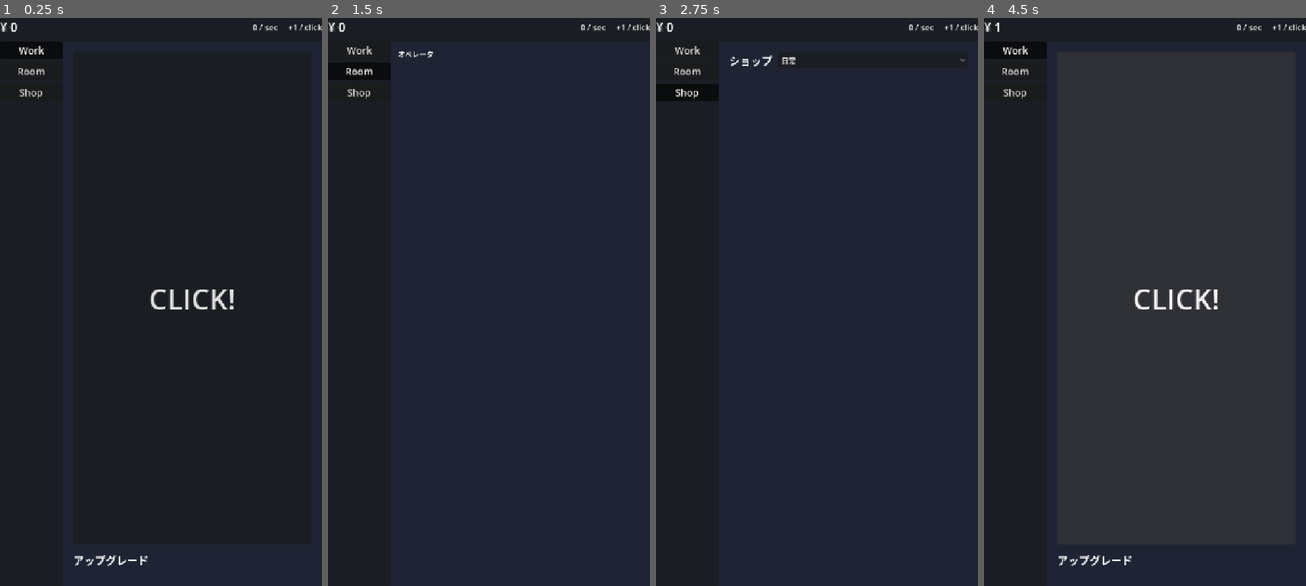
Above: before the commit, frames 1-4 (left to right).
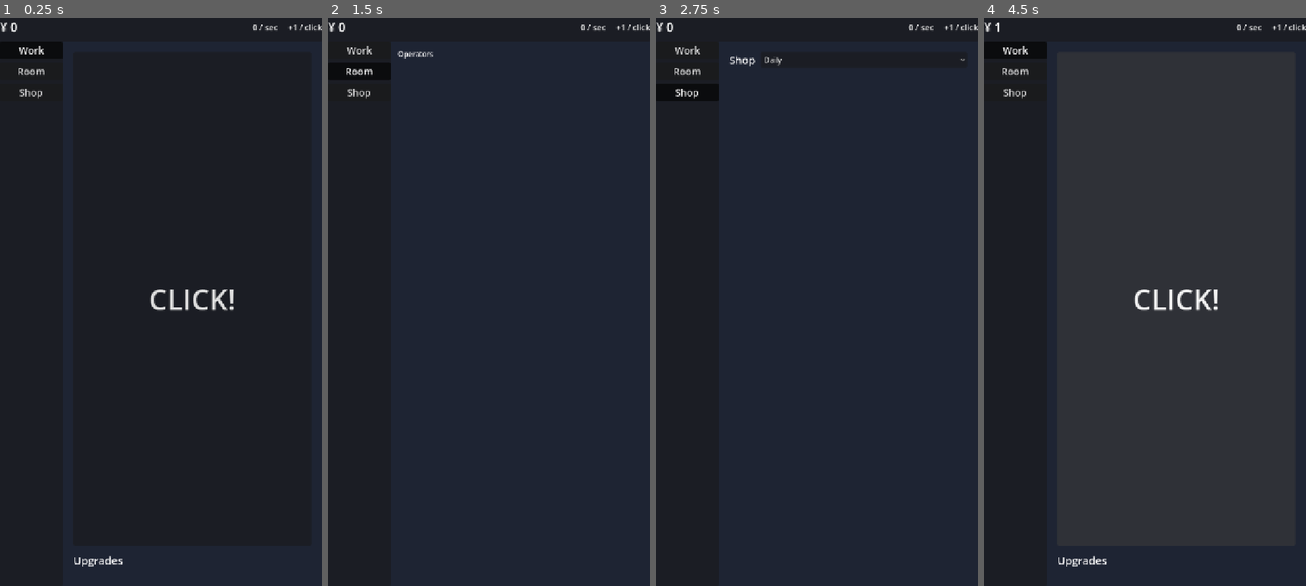
Above: after the commit, the same moments.

Repository: bakamarudasi/clickergame_demo
Game: Godot game, scene res://scenes/main.tscn
The game is run twice, just before and just after one commit, with the same random seed, the same clock (stepped at 60 frames per second) and the same inputs.
Inputs:
- Up to frame 1 (0.25 s): no input
- Up to frame 2 (1.5 s): click "Work" at 0.5 s; click "Room" at 1.25 s
- Up to frame 3 (2.75 s): click "Shop" at 2 s
- Up to frame 4 (4.5 s): click "日常" (after the commit: "Daily") at 2.75 s; click "Work" at 3.5 s; click "CLICK!" at 4.25 s

The runs differ from the first frame. In frame 1, 0.3% of the frame differs, in the area x 23-73%, y 47-97%; in frame 2, less than 0.1%; in frame 3, 0.2%; in frame 4, 0.3%.
Error after the commit: Cannot call method 'get_children' on a null value. (res://scripts/ui/work_tab.gd:34)

Commit message:
Add i18n infrastructure with CSV + LocaleService
UI now goes through tr()/TranslationServer.translate() so all displayed
strings can be translated by adding a column to translations/strings.csv.
A new LocaleService autoload exposes change_locale() and a locale_changed
signal; tabs also implement _notification(NOTIFICATION_TRANSLATION_CHANGED)
so dynamically built buttons rebuild on language switch.

Resource fields like display_name accept either a literal string or a
translation key — tr() returns the input unchanged when no entry exists,
so existing untranslated content keeps working.

Diff:
--- a/project.godot
+++ b/project.godot
@@ -20,6 +20,13 @@
 EventBus="*res://scripts/autoload/event_bus.gd"
 DataRegistry="*res://scripts/autoload/data_registry.gd"
 GameState="*res://scripts/autoload/game_state.gd"
+LocaleService="*res://scripts/autoload/locale_service.gd"
+
+[internationalization]
+
+locale/translations=PackedStringArray("res://translations/strings.en.translation", "res://translations/strings.ja.translation")
+locale/fallback="ja"
+locale/test=""
 
 [display]
 
--- a/scenes/main.tscn
+++ b/scenes/main.tscn
@@ -77,21 +77,21 @@
 unique_name_in_owner = true
 layout_mode = 2
 toggle_mode = true
-text = "Work"
+text = "UI_TAB_WORK"
 theme_override_font_sizes/font_size = 22
 
 [node name="TabRoom" type="Button" parent="Root/Body/Sidebar/SidebarVBox"]
 unique_name_in_owner = true
 layout_mode = 2
 toggle_mode = true
-text = "Room"
+text = "UI_TAB_ROOM"
 theme_override_font_sizes/font_size = 22
 
 [node name="TabShop" type="Button" parent="Root/Body/Sidebar/SidebarVBox"]
 unique_name_in_owner = true
 layout_mode = 2
 toggle_mode = true
-text = "Shop"
+text = "UI_TAB_SHOP"
 theme_override_font_sizes/font_size = 22
 
 [node name="TabHolder" type="Control" parent="Root/Body"]
--- a/scenes/ui/room_tab.tscn
+++ b/scenes/ui/room_tab.tscn
@@ -29,7 +29,7 @@
 
 [node name="OperatorTitle" type="Label" parent="HBox/LeftPanel"]
 layout_mode = 2
-text = "オペレータ"
+text = "ROOM_OPERATOR_TITLE"
 
 [node name="OperatorList" type="VBoxContainer" parent="HBox/LeftPanel"]
 unique_name_in_owner = true
@@ -45,18 +45,18 @@
 [node name="OpNameLabel" type="Label" parent="HBox/DetailPanel"]
 unique_name_in_owner = true
 layout_mode = 2
-text = "—"
+text = "ROOM_DETAIL_PLACEHOLDER"
 theme_override_font_sizes/font_size = 32
 
 [node name="TrustLabel" type="Label" parent="HBox/DetailPanel"]
 unique_name_in_owner = true
 layout_mode = 2
-text = "信頼度 0"
+text = ""
 
 [node name="StageLabel" type="Label" parent="HBox/DetailPanel"]
 unique_name_in_owner = true
 layout_mode = 2
-text = "段階 0"
+text = ""
 
 [node name="ReactionLabel" type="Label" parent="HBox/DetailPanel"]
 unique_name_in_owner = true
@@ -77,11 +77,11 @@
 [node name="GiveButton" type="Button" parent="HBox/DetailPanel/GiftHBox"]
 unique_name_in_owner = true
 layout_mode = 2
-text = "渡す"
+text = "ROOM_GIVE_BUTTON"
 
 [node name="TouchTitle" type="Label" parent="HBox/DetailPanel"]
 layout_mode = 2
-text = "触れる"
+text = "ROOM_TOUCH_TITLE"
 
 [node name="TouchList" type="VBoxContainer" parent="HBox/DetailPanel"]
 unique_name_in_owner = true
--- a/scenes/ui/shop_tab.tscn
+++ b/scenes/ui/shop_tab.tscn
@@ -28,7 +28,7 @@
 
 [node name="Title" type="Label" parent="VBox/HeaderHBox"]
 layout_mode = 2
-text = "ショップ"
+text = "SHOP_TITLE"
 theme_override_font_sizes/font_size = 24
 
 [node name="CategorySelect" type="OptionButton" parent="VBox/HeaderHBox"]
--- a/scenes/ui/work_tab.tscn
+++ b/scenes/ui/work_tab.tscn
@@ -26,12 +26,12 @@
 unique_name_in_owner = true
 layout_mode = 2
 size_flags_vertical = 3
-text = "CLICK!"
+text = "WORK_CLICK_BUTTON"
 theme_override_font_sizes/font_size = 64
 
 [node name="UpgradesTitle" type="Label" parent="VBox"]
 layout_mode = 2
-text = "アップグレード"
+text = "WORK_UPGRADE_TITLE"
 theme_override_font_sizes/font_size = 24
 
 [node name="UpgradeList" type="VBoxContainer" parent="VBox"]
--- /dev/null
+++ b/scripts/autoload/locale_service.gd
@@ -0,0 +1,43 @@
+extends Node
+
+# 翻訳系ヘルパー。locale 切替を一元化し、UIに通知を流す。
+# 個別のラベル更新は Godot 標準の NOTIFICATION_TRANSLATION_CHANGED が
+# Control 全体に飛ぶので、各タブは _notification で受けて再構築すればよい。
+
+signal locale_changed(new_locale: String)
+
+const SUPPORTED_LOCALES := ["ja", "en"]
+const DEFAULT_LOCALE := "ja"
+
+
+func _ready() -> void:
+	var current := TranslationServer.get_locale()
+	# 想定外ロケールならデフォルトに寄せる
+	var base := current.get_slice("_", 0)
+	if not (base in SUPPORTED_LOCALES):
+		change_locale(DEFAULT_LOCALE)
+
+
+func change_locale(code: String) -> void:
+	if not (code in SUPPORTED_LOCALES):
+		push_warning("LocaleService: unsupported locale '%s'" % code)
+		return
+	if TranslationServer.get_locale() == code:
+		return
+	TranslationServer.set_locale(code)
+	locale_changed.emit(code)
+
+
+func current_locale() -> String:
+	return TranslationServer.get_locale()
+
+
+# 翻訳キーから空文字を弾きつつ tr() するユーティリティ。
+# Resource の display_name などが空のときに空文字を返したいケース用。
+static func t(key: Variant) -> String:
+	if key == null:
+		return ""
+	var s := str(key)
+	if s.is_empty():
+		return ""
+	return TranslationServer.translate(s)
--- a/scripts/main.gd
+++ b/scripts/main.gd
@@ -52,9 +52,9 @@
 
 
 func _refresh_status_bar() -> void:
-	currency_label.text = "¥ %d" % GameState.currency
-	per_sec_label.text = "%d / sec" % GameState.per_second
-	click_power_label.text = "+%d / click" % GameState.click_power
+	currency_label.text = tr("UI_CURRENCY_FMT") % GameState.currency
+	per_sec_label.text = tr("UI_PER_SEC_FMT") % GameState.per_second
+	click_power_label.text = tr("UI_CLICK_POWER_FMT") % GameState.click_power
 
 
 func _on_currency_changed(_v: int) -> void:
@@ -71,6 +71,11 @@
 	EconomyService.tick(1.0)
 
 
+func _notification(what: int) -> void:
+	if what == NOTIFICATION_TRANSLATION_CHANGED:
+		_refresh_status_bar()
+
+
 func _show_toast(text: String) -> void:
 	if _toast_tween != null and _toast_tween.is_valid():
 		_toast_tween.kill()
--- a/scripts/services/gift_service.gd
+++ b/scripts/services/gift_service.gd
@@ -5,13 +5,14 @@
 
 static func give(op_id: StringName, item_id: StringName) -> ReactionRule:
 	if GameState.is_operator_locked(op_id):
-		EventBus.toast_requested.emit("今は会ってくれない…")
+		EventBus.toast_requested.emit(TranslationServer.translate("TOAST_OPERATOR_LOCKED"))
 		return null
 	var it := DataRegistry.get_item(item_id)
 	if it == null:
 		return null
 	if not GameState.consume_item(item_id, 1):
-		EventBus.toast_requested.emit("%s が足りない" % it.display_name)
+		var name := TranslationServer.translate(it.display_name)
+		EventBus.toast_requested.emit(TranslationServer.translate("TOAST_ITEM_EMPTY_FMT") % name)
 		return null
 
 	var rt := GameState.get_runtime(op_id)
--- a/scripts/services/touch_service.gd
+++ b/scripts/services/touch_service.gd
@@ -6,7 +6,7 @@
 
 static func touch(op_id: StringName, spot_id: StringName) -> ReactionRule:
 	if GameState.is_operator_locked(op_id):
-		EventBus.toast_requested.emit("今は会ってくれない…")
+		EventBus.toast_requested.emit(TranslationServer.translate("TOAST_OPERATOR_LOCKED"))
 		return null
 	var spot := DataRegistry.get_touch_spot(spot_id)
 	if spot == null:
@@ -18,7 +18,7 @@
 
 	# 段階解放ゲート
 	if rt.current_stage < spot.unlock_at_stage:
-		EventBus.toast_requested.emit("まだ無理だ…")
+		EventBus.toast_requested.emit(TranslationServer.translate("TOAST_TOUCH_GATED"))
 		return null
 
 	var trigger_kind := (
--- a/scripts/ui/room_tab.gd
+++ b/scripts/ui/room_tab.gd
@@ -56,14 +56,14 @@
 	var rt := GameState.get_runtime(_current_op)
 	if op == null or rt == null:
 		return
-	op_name_label.text = op.display_name
-	trust_label.text = "信頼度 %d" % rt.trust
+	op_name_label.text = tr(op.display_name)
+	trust_label.text = tr("ROOM_TRUST_FMT") % rt.trust
 	var stage_title := ""
 	for s in op.stages:
 		if s.stage_index == rt.current_stage:
-			stage_title = s.title
+			stage_title = tr(s.title)
 			break
-	stage_label.text = "段階 %d  %s" % [rt.current_stage, stage_title]
+	stage_label.text = tr("ROOM_STAGE_FMT") % [rt.current_stage, stage_title]
 
 
 func _rebuild_gift_select() -> void:
@@ -75,7 +75,7 @@
 		var n := GameState.item_count(it.id)
 		if n <= 0:
 			continue
-		gift_select.add_item("%s ×%d" % [it.display_name, n], idx)
+		gift_select.add_item(tr("ROOM_GIFT_INV_FMT") % [tr(it.display_name), n], idx)
 		gift_select.set_item_metadata(idx, it.id)
 		idx += 1
 
@@ -89,7 +89,7 @@
 	for spot: TouchSpotData in DataRegistry.get_touch_spots_for(_current_op):
 		var b := Button.new()
 		var prefix := "⚠ " if spot.is_harassment else ""
-		b.text = "%s%s" % [prefix, spot.display_name]
+		b.text = "%s%s" % [prefix, tr(spot.display_name)]
 		b.disabled = rt == null or rt.current_stage < spot.unlock_at_stage
 		b.pressed.connect(TouchService.touch.bind(_current_op, spot.id))
 		touch_list.add_child(b)
@@ -122,10 +122,18 @@
 func _on_reaction_played(op_id: StringName, rule: ReactionRule) -> void:
 	if op_id != _current_op:
 		return
-	reaction_label.text = "「%s」  (信頼度 %+d)" % [rule.dialogue, rule.trust_delta]
+	reaction_label.text = tr("ROOM_REACTION_FMT") % [tr(rule.dialogue), rule.trust_delta]
 
 
 func _on_operator_locked(op_id: StringName, until_unix: float) -> void:
 	if op_id == _current_op:
 		var sec := int(until_unix - Time.get_unix_time_from_system())
-		reaction_label.text = "ロック中… 残り %d 秒" % max(0, sec)
+		reaction_label.text = tr("ROOM_LOCK_FMT") % max(0, sec)
+
+
+func _notification(what: int) -> void:
+	if what == NOTIFICATION_TRANSLATION_CHANGED:
+		_rebuild_operator_list()
+		_refresh_detail()
+		_rebuild_gift_select()
+		_rebuild_touch_list()
--- a/scripts/ui/shop_tab.gd
+++ b/scripts/ui/shop_tab.gd
@@ -7,17 +7,17 @@
 @onready var item_list: VBoxContainer = %ItemList
 
 const CATEGORY_ENTRIES := [
-	{ "label": "日常", "value": Enums.ItemCategory.DAILY },
-	{ "label": "趣味", "value": Enums.ItemCategory.HOBBY },
-	{ "label": "ボディケア", "value": Enums.ItemCategory.BODY_CARE },
-	{ "label": "ロマン", "value": Enums.ItemCategory.ROMANCE },
-	{ "label": "玩具", "value": Enums.ItemCategory.DIRECT_TOY },
-	{ "label": "薬品", "value": Enums.ItemCategory.DIRECT_DRUG },
-	{ "label": "拘束", "value": Enums.ItemCategory.DIRECT_BIND },
-	{ "label": "保護", "value": Enums.ItemCategory.DIRECT_PROT },
-	{ "label": "衣装", "value": Enums.ItemCategory.COS_OUTFIT },
-	{ "label": "パーツ", "value": Enums.ItemCategory.COS_PARTS },
-	{ "label": "招待状", "value": Enums.ItemCategory.INVITATION },
+	{ "label_key": "CATEGORY_DAILY", "value": Enums.ItemCategory.DAILY },
+	{ "label_key": "CATEGORY_HOBBY", "value": Enums.ItemCategory.HOBBY },
+	{ "label_key": "CATEGORY_BODY_CARE", "value": Enums.ItemCategory.BODY_CARE },
+	{ "label_key": "CATEGORY_ROMANCE", "value": Enums.ItemCategory.ROMANCE },
+	{ "label_key": "CATEGORY_DIRECT_TOY", "value": Enums.ItemCategory.DIRECT_TOY },
+	{ "label_key": "CATEGORY_DIRECT_DRUG", "value": Enums.ItemCategory.DIRECT_DRUG },
+	{ "label_key": "CATEGORY_DIRECT_BIND", "value": Enums.ItemCategory.DIRECT_BIND },
+	{ "label_key": "CATEGORY_DIRECT_PROT", "value": Enums.ItemCategory.DIRECT_PROT },
+	{ "label_key": "CATEGORY_COS_OUTFIT", "value": Enums.ItemCategory.COS_OUTFIT },
+	{ "label_key": "CATEGORY_COS_PARTS", "value": Enums.ItemCategory.COS_PARTS },
+	{ "label_key": "CATEGORY_INVITATION", "value": Enums.ItemCategory.INVITATION },
 ]
 
 
@@ -32,7 +32,7 @@
 func _populate_categories() -> void:
 	category_select.clear()
 	for i in CATEGORY_ENTRIES.size():
-		category_select.add_item(CATEGORY_ENTRIES[i].label, i)
+		category_select.add_item(tr(CATEGORY_ENTRIES[i].label_key), i)
 
 
 func _selected_category() -> int:
@@ -51,11 +51,17 @@
 		child.queue_free()
 	for it: ItemData in DataRegistry.get_items_by_category(_selected_category()):
 		var b := Button.new()
-		b.text = "%s — ¥%d" % [it.display_name, it.price]
+		b.text = tr("SHOP_ITEM_FMT") % [tr(it.display_name), it.price]
 		b.set_meta("item_id", it.id)
 		b.pressed.connect(ShopService.buy.bind(it.id))
 		item_list.add_child(b)
 	_refresh_buttons(0)
+
+
+func _notification(what: int) -> void:
+	if what == NOTIFICATION_TRANSLATION_CHANGED:
+		_populate_categories()
+		_rebuild_item_list()
 
 
 func _refresh_buttons(_v: int = 0) -> void:
--- a/scripts/ui/work_tab.gd
+++ b/scripts/ui/work_tab.gd
@@ -48,4 +48,9 @@
 func _format_upgrade(u: UpgradeData) -> String:
 	var lv := GameState.get_upgrade_level(u.id)
 	var cost := EconomyService.current_cost(u.id)
-	return "%s  Lv.%d — Cost %d" % [u.display_name, lv, cost]
+	return tr("WORK_UPGRADE_FMT") % [tr(u.display_name), lv, cost]
+
+
+func _notification(what: int) -> void:
+	if what == NOTIFICATION_TRANSLATION_CHANGED:
+		_refresh_upgrade_buttons()
--- /dev/null
+++ b/translations/strings.csv
@@ -0,0 +1,35 @@
+keys,ja,en
+UI_TAB_WORK,Work,Work
+UI_TAB_ROOM,Room,Room
+UI_TAB_SHOP,Shop,Shop
+UI_CURRENCY_FMT,¥ %d,¥ %d
+UI_PER_SEC_FMT,%d / sec,%d / sec
+UI_CLICK_POWER_FMT,+%d / click,+%d / click
+WORK_CLICK_BUTTON,CLICK!,CLICK!
+WORK_UPGRADE_TITLE,アップグレード,Upgrades
+WORK_UPGRADE_FMT,%s  Lv.%d — Cost %d,%s  Lv.%d — Cost %d
+ROOM_OPERATOR_TITLE,オペレータ,Operators
+ROOM_DETAIL_PLACEHOLDER,—,—
+ROOM_TRUST_FMT,信頼度 %d,Trust %d
+ROOM_STAGE_FMT,段階 %d  %s,Stage %d  %s
+ROOM_GIVE_BUTTON,渡す,Give
+ROOM_TOUCH_TITLE,触れる,Touch
+ROOM_REACTION_FMT,「%s」  (信頼度 %+d),"""%s""  (Trust %+d)"
+ROOM_LOCK_FMT,ロック中… 残り %d 秒,Locked… %d s remaining
+ROOM_GIFT_INV_FMT,%s ×%d,%s ×%d
+SHOP_TITLE,ショップ,Shop
+SHOP_ITEM_FMT,%s — ¥%d,%s — ¥%d
+CATEGORY_DAILY,日常,Daily
+CATEGORY_HOBBY,趣味,Hobby
+CATEGORY_BODY_CARE,ボディケア,Body Care
+CATEGORY_ROMANCE,ロマン,Romance
+CATEGORY_DIRECT_TOY,玩具,Toys
+CATEGORY_DIRECT_DRUG,薬品,Drugs
+CATEGORY_DIRECT_BIND,拘束,Restraints
+CATEGORY_DIRECT_PROT,保護,Protection
+CATEGORY_COS_OUTFIT,衣装,Outfits
+CATEGORY_COS_PARTS,パーツ,Parts
+CATEGORY_INVITATION,招待状,Invitations
+TOAST_OPERATOR_LOCKED,今は会ってくれない…,She won't see you now…
+TOAST_ITEM_EMPTY_FMT,%s が足りない,Not enough %s
+TOAST_TOUCH_GATED,まだ無理だ…,Not yet…
Not shown, added: translations/strings.csv.import
Not shown, changed: README.md
